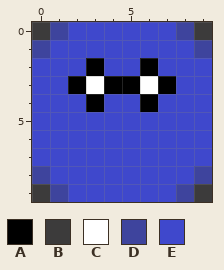
Pixel-art sprite: Games/Escape/img/player.png. The picture above is the old version.
The file is 10x10 pixels.
Palette (. is transparent): A #000000  B #3c3b3b  C #ffffff  D #3e449d  E #3f48cc
Pixels before, first column x 0:
 0 BDEEEEEEDB
 1 DEEEEEEEED
 2 EEEAEEAEEE
 3 EEACAACAEE
 4 EEEAEEAEEE
 5 EEEEEEEEEE
 6 EEEEEEEEEE
 7 EEEEEEEEEE
 8 DEEEEEEEED
 9 BDEEEEEEDB
Once edited:
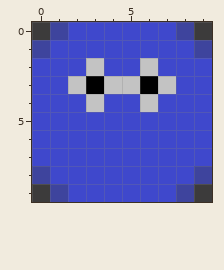
The edit:
{"colour":"A","old":"#000000","new":"#c3c3c3"}
{"colour":"C","old":"#ffffff","new":"#000000"}
{"label":"changed","picture_box":[68,58,176,112]}
